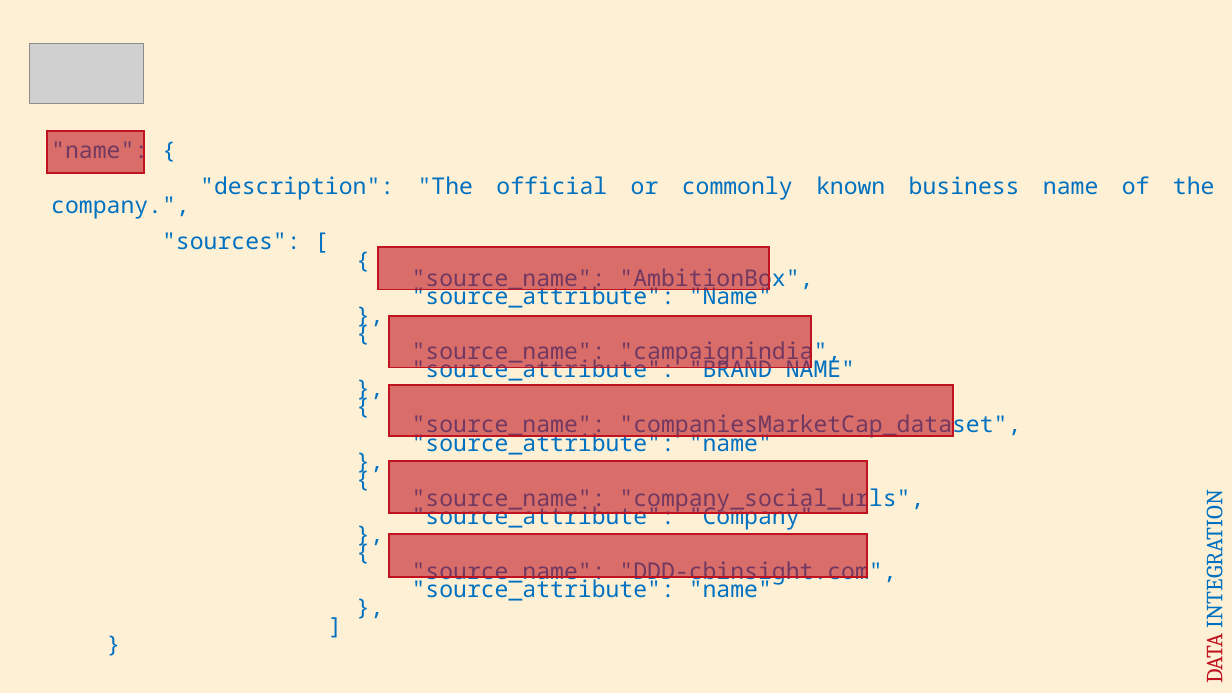
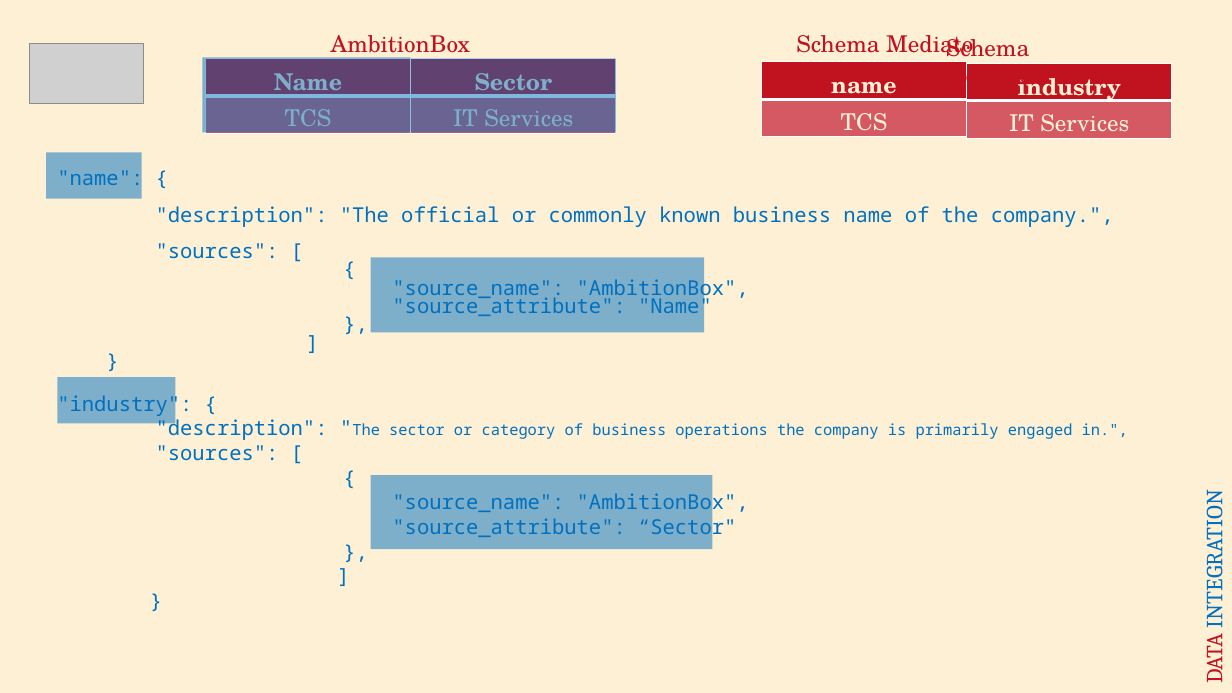
Before and after one commit to AntonioSouls/IDD_HOMEWORK5_Data-Integration, a slide deck: slide 15 of Data Integration Presentazione.pptx. Drawn at 1232x693 pixels with LibreOffice and Linux fonts; fonts in the diff are those of the drawing; grey boxes stand for pictures. Boxes give left, top, right and bottom in pixels: in the first picture for what was removed or moved away, otherwise in the second. Text is boxed around its words. In the diff, an @@ line names an element or a change of style, - is before the commit and + after.

Commit message:
Updated Presentation

```diff
--- a/Data Integration Presentazione.pptx
+++ b/Data Integration Presentazione.pptx
@@ rectangle added at (202,57,411,132), fill #0070C0 at 50% opacity @@
@@ table added at (205,58,616,137), 2 rows, 2 columns @@
+Name | Sector
+TCS | IT Services
@@ text added at (331,35,470,59), 18 pt, text #C1121F @@
+AmbitionBox
@@ rectangle added at (410,58,616,132), fill #0070C0 at 50% opacity @@
@@ text added at (796,35,973,57), 18 pt, text #C1121F @@
+Schema Mediato
@@ text added at (944,36,1031,91), 18 pt, text #C1121F @@
+Schema Mediato
@@ table added at (762,62,967,141), 2 rows, 1 columns @@
+name
+TCS
@@ table added at (967,63,1172,138), 2 rows, 1 columns @@
+industry
+IT Services
@@ rectangle: place and size @@
-rectangle at (47,131,143,174)
+rectangle at (46,152,141,199)
@@ rectangle at (46,152,141,199): fill #C1121F at 59% opacity to #0070C0 at 50% opacity; outline #C1121F 1.5 pt to none @@
@@ text ""name": {": place and size @@
-text ""name": {" at (51,137,1215,601)
+text ""name": {" at (57,166,1128,541)
@@ text at (57,166,1114,320): size 18 to 16 pt in ""name": {", ""description": "The official or commonly known business ...", ""sources": [", "{" and 7 more places; alignment justified to left; line spacing 14.2pt to 1; list level 1 to 4 in "]" @@
@@ rectangle at (371,258,704,333): fill #C1121F at 59% opacity to #0070C0 at 50% opacity; outline #C1121F 1.5 pt to none @@
@@ rectangle: place and size @@
-rectangle at (378,248,769,290)
+rectangle at (371,258,704,333)
@@ rectangle removed at (389,316,811,368) @@
@@ rectangle added at (57,377,176,423), fill #0070C0 at 50% opacity @@
@@ rectangle removed at (389,385,953,437) @@
@@ text at (57,391,1128,461): paragraphs added @@
+      ]
+}
+"industry": {
+"description": "The sector or category of business operations the company is primarily engaged in.",
+"sources": [
@@ rectangle added at (371,475,713,549), fill #0070C0 at 50% opacity @@
@@ rectangle removed at (389,461,868,513) @@
@@ text at (392,490,749,541): text changed; size 18 to 16 pt @@
-      "source_name": "campaignindia",
-      "source_attribute": "BRAND NAME"
-      },
-      {
-      "source_name": "companiesMarketCap_dataset",
-      "source_attribute": "name"
-      },
-      {
-      "source_name": "company_social_urls",
-      "source_attribute": "Company"
-      },
-      {
-      "source_name": "DDD-cbinsight.com",
-      "source_attribute": "name"
+      "source_name": "AmbitionBox",
+      "source_attribute": “Sector"
@@ rectangle removed at (389,534,868,577) @@
```
Also in this commit, not shown: 12 other slides changed, 5 slides added, 2 slides removed.
